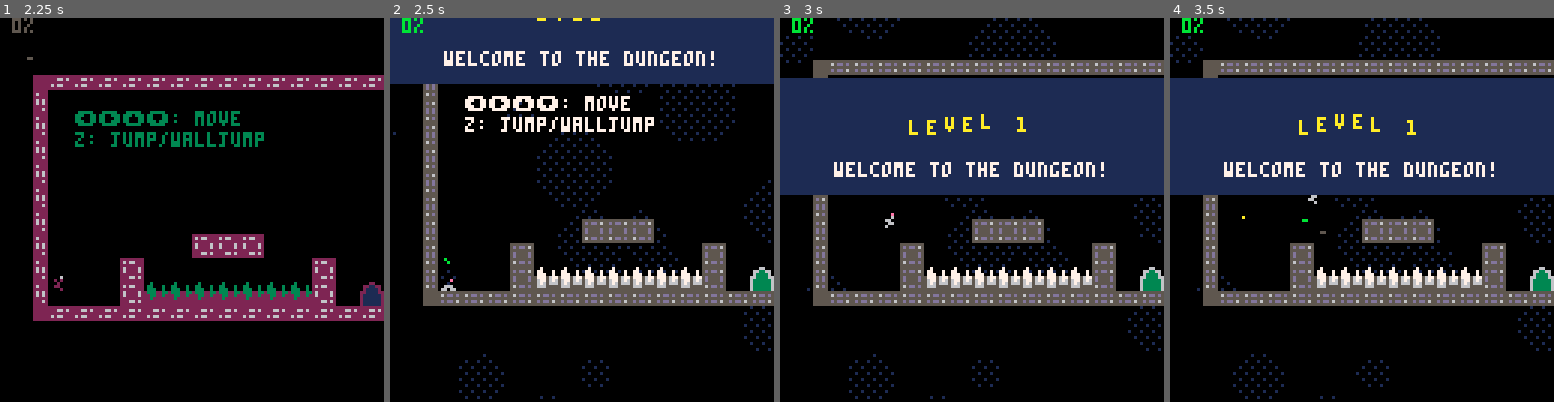
Above: before the commit, frames 1-4 (left to right).
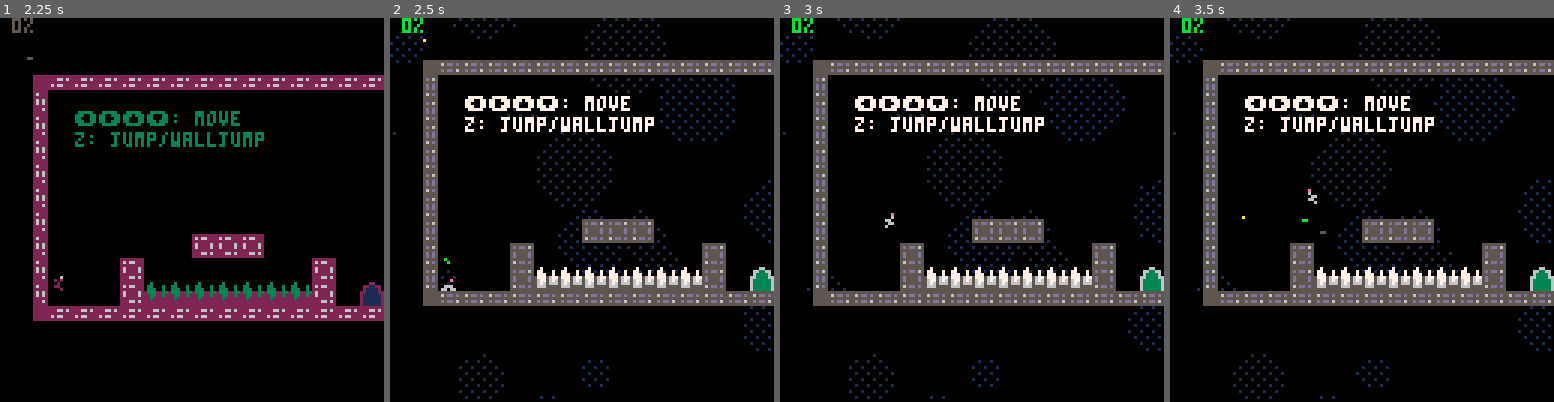
Above: after the commit, the same moments.

Repository: charlietran/flowerhead
Game: PICO-8 cartridge flowerhead.p8
Two runs of this game, one before a commit and one after it. Both use one fixed random seed, a clock stepped at 60 frames per second and the inputs below.
Inputs:
- Up to frame 1 (2.25 s): tap X (X key) at 0.33, 1.07, 1.85 s; tap O (Z key) at 0.7, 1.7, 2.1 s; hold Right 1.6-2.1 s; hold Up from 2.15 s (still down)
- Up to frame 2 (2.5 s): release Up at 2.42 s; hold Right from 2.47 s (still down)
- Up to frame 3 (3 s): keep holding Right; tap O (Z key) at 2.5, 2.9 s; tap X (X key) at 2.97 s
- Up to frame 4 (3.5 s): release Right at 3.03 s; hold Left from 3.08 s (still down); tap O (Z key) at 3.3 s

Frame 1 is identical in both runs. In frame 2, 17% of the frame differs, in the area x 0-100%, y 0-18%; in frame 3, 30%, in the area x 0-100%, y 15-47%; in frame 4, 30%.

Commit message:
Create Coroutine Sequencing
* Create a global coroutines table, which gets executed as part of _update60
* Add make_sequence, make_animation, which return functions to be executed as part of a coroutine
* Sequence the banner animation using these new methods

Diff:
--- a/flowerhead.p8
+++ b/flowerhead.p8
@@ -34,6 +34,8 @@
 
 	-- clear screen every frame?
 	clear_screen=true
+
+  coroutines={}
 
 	-- gamestate starts in "intro"
 	-- and then move into "game"
@@ -66,6 +68,8 @@
 end
 
 function _update60()
+  run_coroutines()
+
 	if gamestate=="intro" then
 		intro:update()
 	elseif gamestate=="outro" then
@@ -73,6 +77,16 @@
 	else
 		_updategame()
 	end
+end
+
+function run_coroutines()
+  for _,coroutine in pairs(coroutines) do
+    if costatus(coroutine) != 'dead' then
+      local ok,error=cowrap(coroutine)
+    else
+      del(coroutines,coroutine)
+    end
+  end
 end
 
 function _updategame()
@@ -358,46 +372,65 @@
 
 banners={list={}}
 
-function banners:add(b)
-  local b = add(self.list,{
-    title=b.title or "",
-    caption=b.caption or "",
-    h=b.h or 38, -- banner height,
+function banners:add(_banner)
+  local banner = {
+    title=_banner.title or "",
+    caption=_banner.caption or "",
+    height=_banner.height or 38,
     x=0,
-  })
-  b.y=cam.y-64-b.h -- start banner off screen
-  b.animation={
-    duration=b.duration or 45,
-    x2=0,
-    y2=20,
-    delay=90,
-    easing=ease_out_quad
   }
-  b.cor=cocreate(animate)
-end
-
-function banners:update()
-  for b in all(self.list) do
-    if costatus(b.cor) != 'dead' then
-      local ok,error=cowrap(b.cor,b)
-    else
-      del(self.list,b)
-    end
-  end
+  banner.y=-banner.height -- start banner off screen
+  add(self.list,banner)
+
+  local anim1={
+    duration=45,
+    x=0,
+    y=20
+  }
+  local anim2={
+    duration=45,
+    x=0,
+    y=-banner.height,
+    easing=ease_in_quad
+  }
+
+  local sequence=make_sequence(
+    make_animation(banner,anim1),
+    make_delay(30),
+    make_animation(banner,anim2),
+    function() del(self.list,banner) end)
+
+  add(coroutines,cocreate(sequence))
 end
 
 function banners:draw()
   --local ox,oy=cam.x-64,cam.y-64
   for _,b in pairs(self.list) do
-    -- adjust banner and y for camera position
+
+    -- adjust banner x and y for camera position
     local x=cam.x-64+b.x
     local y=cam.y-64+b.y
-    rectfill(x,y,x+127,y+b.h,1)
+    local width=100
+    local margin=(128-width)/2
+
+    rectfill(x+margin+2,y+2,x+margin+width+2,y+b.height+2,2)
+    fillp(0b0111101111011110)
+    rectfill(x+margin,y,x+margin+width,y+b.height,1)
+    fillp()
+
     for i=1,#b.title do
-      print(sub(b.title,i,i), x+(128-#b.title*6)/2 + (i-1)*6, y+b.h/3+sin(i/#b.title + t()/2), 10)
+      print(
+      sub(b.title,i,i),
+      x+margin+(width-#b.title*6)/2 + (i-1)*6,
+      y+b.height/4+sin(i/#b.title + t()/2),
+      10)
     end
 
-    print(b.caption,x+(128-#b.caption*4)/2,y+b.h-10,7)
+    print(
+      b.caption,
+      x+margin+(width-#b.caption*4)/2,
+      y+b.height*3/4,
+      7)
   end
 end
 
@@ -1584,9 +1617,8 @@
 
 tutorials.list[114]={
   lines={
-		{c=7,t="the door is closed!"},
     {c=7,t="fill the dungeon with"},
-    {c=7,t="flowers to open it"},
+    {c=7,t="flowers to unlock exit"},
     {c=7,t=""},
     {c=7,t="x: throw flower bomb"},
   }
@@ -1652,47 +1684,59 @@
 -- wrapper for resuming w/ error
 function cowrap(cor,...)
   local ok,err=coresume(cor,...)
+  -- if the coroutine throws an error,
+  -- halt the program and show it
   assert(ok, err)
 end
--- object expected to have x2,y2,anim_duration properties
-function animate(obj)
-  local a=obj.animation
-  local ox,oy=obj.x,obj.y
-  local dx=a.x2-obj.x
-  local dy=a.y2-obj.y
-  local dur=a.duration
-  local t=0
-
-  for dt=1,dur do
-    t = a.easing(dt/dur)
-    obj.x=ox+(t*dx)
-    obj.y=oy+(t*dy)
-    yield()
+
+-- create an animation function to be
+-- used in a coroutine
+function make_animation(obj,params)
+  return function()
+    local x1,y1,x2,y2,dx,dy,duration,easing,percent
+    x1,y1,x2,y2=obj.x,obj.y,params.x,params.y
+    dx,dy=x2-x1,y2-y1
+    duration=params.duration
+    easing=params.easing or ease_out_quad
+    percent=0
+    for dt=1,duration do
+      percent=easing(dt/duration)
+      obj.x=x1+(percent*dx)
+      obj.y=y1+(percent*dy)
+      yield()
+    end
+    obj.x=x2
+    obj.y=y2
   end
-
-  obj.x=a.x2
-  obj.y=a.y2
-
-  for dt=1,a.delay do
-    yield()
+end
+
+function make_delay(duration)
+  return function()
+    for i=1,duration do
+      yield()
+    end
   end
-
-  --ox,oy=obj.x,obj.y
-  --dx,dy=-dx,-dy
-  --for dt=1,dur do
-    --printh('animating out')
-    --t = a.easing(dt/dur)
-    --obj.x=ox+(t*dx)
-    --obj.y=oy+(t*dy)
-    --yield()
-  --end
+end
+
+function make_sequence(...)
+  local args={...}
+  return function()
+    for _,fn in pairs(args) do
+      fn()
+    end
+  end
 end
 
 -- easing function, meant to be
 -- used with a num ranging 0-1
 -- use for levelcomplete anim
+-- from: https://gist.github.com/gre/1650294
 function ease_out_quad(t)
 	return t*(2-t)
+end
+
+function ease_in_quad(t)
+  return t*t
 end
 
 function linear(t)
